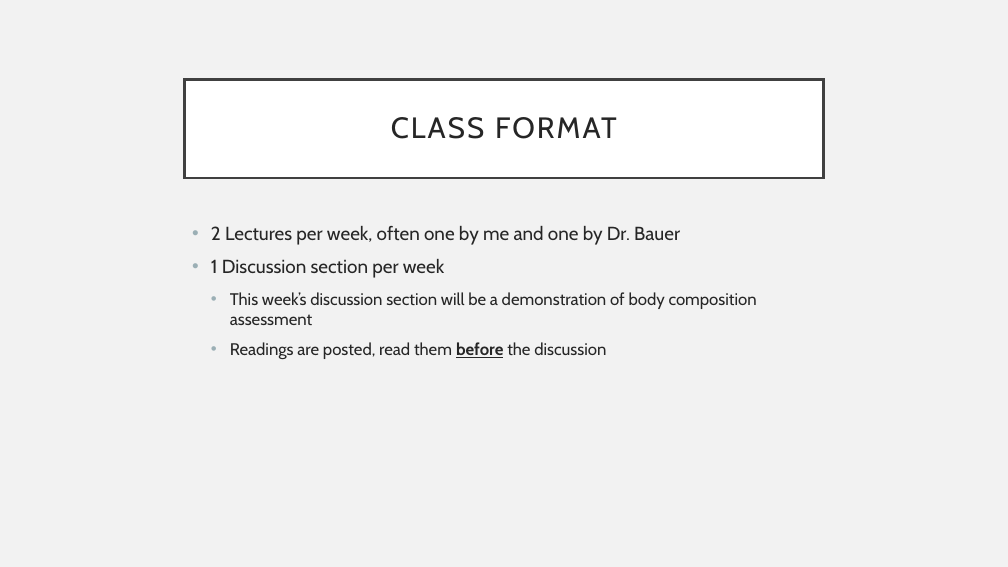
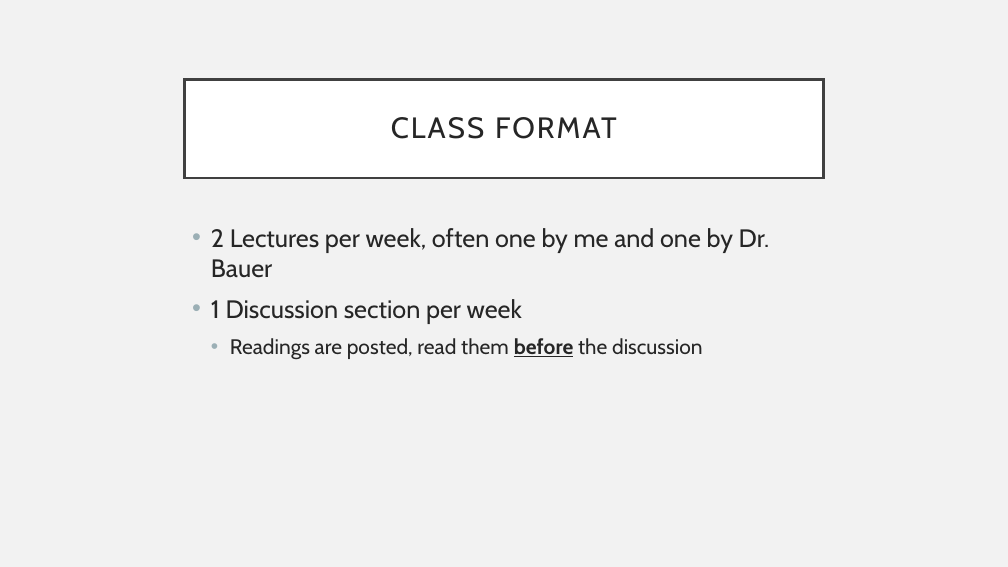
Before and after one commit to detricksnyder/TeachingLectures, a slide deck: slide 13 of Michigan/PUBLHLTH403/Lecture 1- Syllabus Review.pptx (slide 9 before the commit). Drawn at 1008x567 pixels with LibreOffice and Linux fonts; fonts in the diff are those of the drawing. Boxes give left, top, right and bottom in pixels: in the first picture for what was removed or moved away, otherwise in the second. Text is boxed around its words. In the diff, an @@ line names an element or a change of style, - is before the commit and + after.

```diff
--- a/Michigan/PUBLHLTH403/Lecture 1- Syllabus Review.pptx
+++ b/Michigan/PUBLHLTH403/Lecture 1- Syllabus Review.pptx
@@ text "2 Lectures per week, often ..." at box(211, 228, 770, 360): size 18 to 24 pt in "2 Lectures per week, often one by ...", "1 Discussion section per week"; size 16 to 20 pt in "Readings are posted, read them before the ..." @@
@@ text at box(230, 292, 757, 325): paragraph removed @@
-  • This week’s discussion section will be a demonstration of body composition assessment
```
Also in this commit, not shown: 4 other slides changed, 5 slides added, 1 other file.
